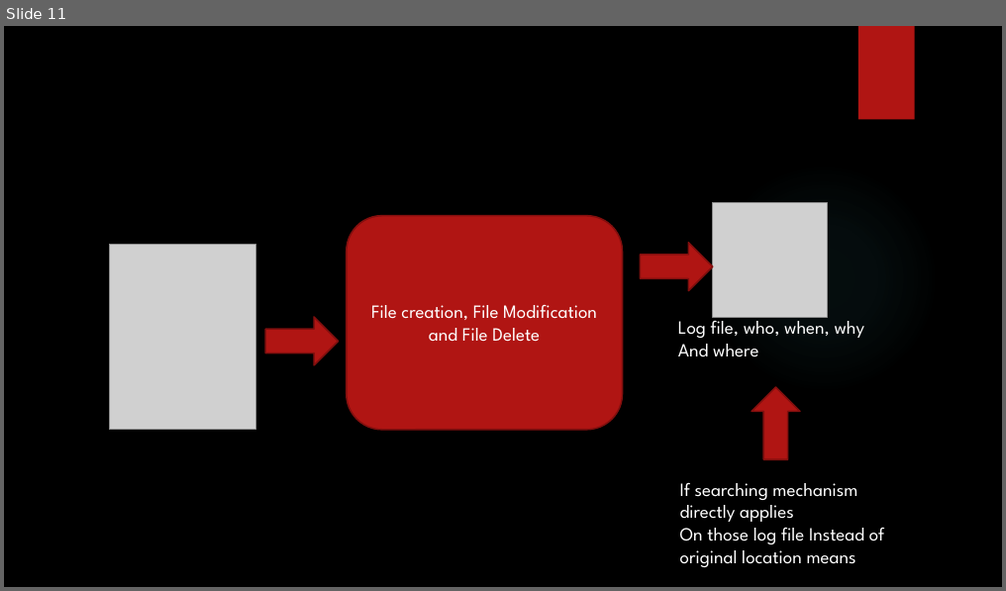
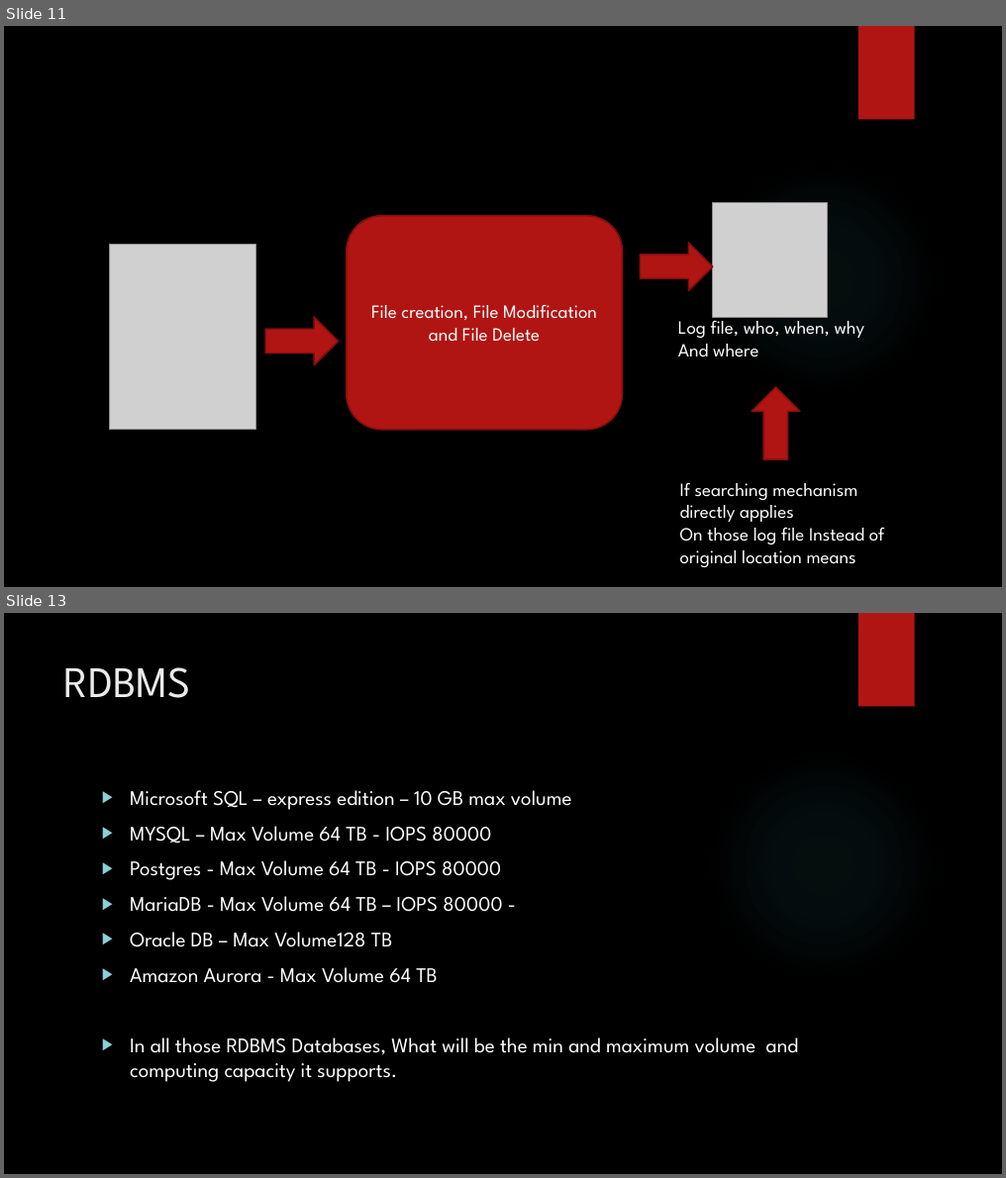
Before and after one commit to karthick1808/DW001, a slide deck: Bigdata Basics.pptx. Shown one above the other, each under a label of ours: slide 11 before the commit, slides 11 and 13 after it; the slides between them are not shown. The pictures are 1006x591 and 1006x1178 pixels, drawn with LibreOffice and Linux fonts; fonts in the diff are those of the drawing; grey boxes stand for pictures; background and template pictures are left out. Boxes give left, top, right and bottom in pixels: in the first picture for what was removed or moved away, otherwise in the second. Text is boxed around its words. In the diff, an @@ line names an element or a change of style, - is before the commit and + after.

```diff
--- a/Bigdata Basics.pptx
+++ b/Bigdata Basics.pptx
@@ slide 13 added at [4, 613, 1002, 1174], background picture (left out); not listed: 2 template elements that a slide beside it also shows @@
@@ title added at [64, 667, 191, 698], 42 pt, text #EBEBEB @@
+RDBMS
@@ text added at [130, 790, 799, 1082], 20 pt, text #FFFFFF @@
+▶ Microsoft SQL – express edition – 10 GB max volume
+▶ MYSQL – Max Volume 64 TB - IOPS 80000
+▶ Postgres - Max Volume 64 TB - IOPS 80000
+▶ MariaDB - Max Volume 64 TB – IOPS 80000 -
+▶ Oracle DB – Max Volume128 TB
+▶ Amazon Aurora - Max Volume 64 TB
+▶ In all those RDBMS Databases, What will be the min and maximum volume and computing capacity it supports.
```
Also in this commit, not shown: 8 other slides added.
